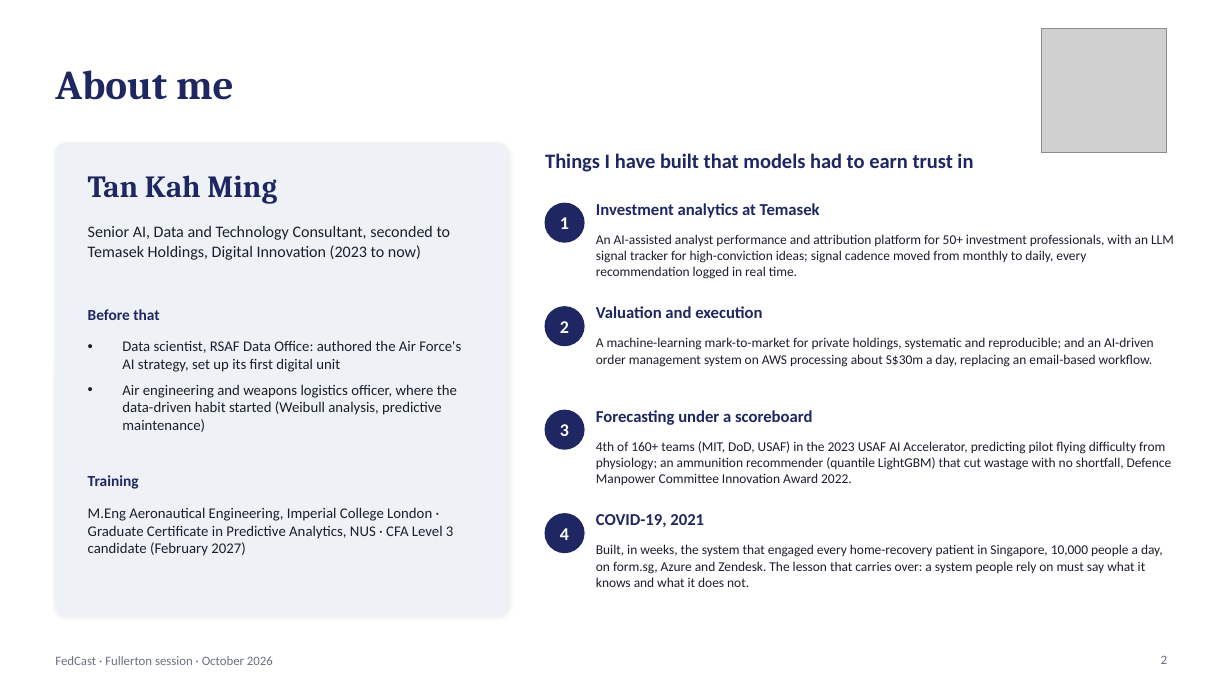
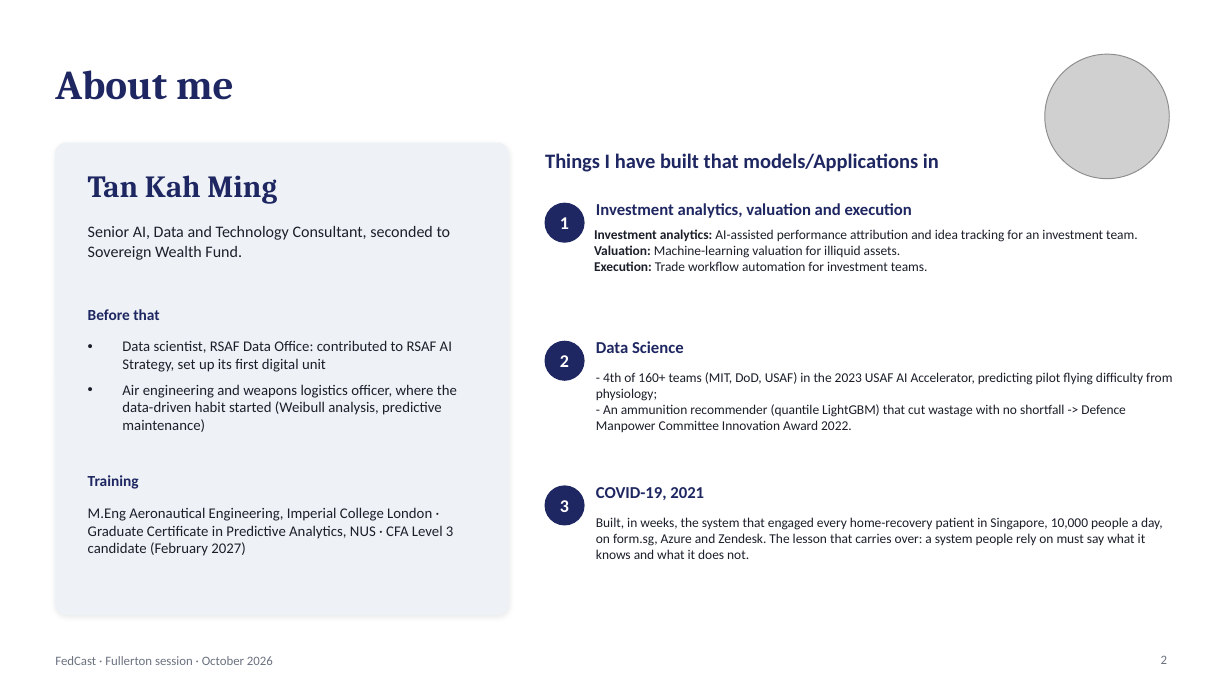
Before and after one commit to kmt112/fed-forecast, a slide deck: slide 2 of docs/FedCast_Fullerton_short.pptx. Drawn at 1232x693 pixels with LibreOffice and Linux fonts; fonts in the diff are those of the drawing; grey boxes stand for pictures. Boxes give left, top, right and bottom in pixels: in the first picture for what was removed or moved away, otherwise in the second. Text is boxed around its words. In the diff, an @@ line names an element or a change of style, - is before the commit and + after.

```diff
--- a/docs/FedCast_Fullerton_short.pptx
+++ b/docs/FedCast_Fullerton_short.pptx
@@ picture moved from (x1=1042, y1=28, x2=1166, y2=152) to (x1=1045, y1=55, x2=1170, y2=179) @@
@@ text at (x1=545, y1=153, x2=939, y2=172): text changed @@
-Things I have built that models had to earn trust in
+Things I have built that models/Applications in
@@ text at (x1=596, y1=203, x2=912, y2=218): text changed @@
-Investment analytics at Temasek
+Investment analytics, valuation and execution
@@ text at (x1=88, y1=226, x2=451, y2=260): text changed @@
-Senior AI, Data and Technology Consultant, seconded to Temasek Holdings, Digital Innovation (2023 to now)
+Senior AI, Data and Technology Consultant, seconded to Sovereign Wealth Fund.
@@ text at (x1=594, y1=229, x2=1138, y2=271): text changed @@
-An AI-assisted analyst performance and attribution platform for 50+ investment professionals, with an LLM signal tracker for high-conviction ideas; signal cadence moved from monthly to daily, every recommendation logged in real time.
+Investment analytics: AI-assisted performance attribution and idea tracking for an investment team.
+Valuation: Machine-learning valuation for illiquid assets.
+Execution: Trade workflow automation for investment teams.
@@ ellipse removed at (x1=545, y1=307, x2=584, y2=346) @@
@@ text removed at (x1=596, y1=306, x2=762, y2=318) @@
-Valuation and execution
@@ text at (x1=122, y1=340, x2=452, y2=372): text changed @@
-• Data scientist, RSAF Data Office: authored the Air Force's AI strategy, set up its first digital unit
+• Data scientist, RSAF Data Office: contributed to RSAF AI Strategy, set up its first digital unit
@@ ellipse moved from (x1=545, y1=410, x2=584, y2=449) to (x1=545, y1=341, x2=584, y2=380) @@
@@ text "2" moved from (x1=560, y1=321, x2=569, y2=333) to (x1=560, y1=355, x2=569, y2=367) @@
@@ text at (x1=596, y1=341, x2=684, y2=353): text changed @@
-Forecasting under a scoreboard
+Data Science
@@ text removed at (x1=596, y1=337, x2=1154, y2=367) @@
-A machine-learning mark-to-market for private holdings, systematic and reproducible; and an AI-driven order management system on AWS processing about S$30m a day, replacing an email-based workflow.
@@ text at (x1=596, y1=372, x2=1172, y2=432): text changed @@
-4th of 160+ teams (MIT, DoD, USAF) in the 2023 USAF AI Accelerator, predicting pilot flying difficulty from physiology; an ammunition recommender (quantile LightGBM) that cut wastage with no shortfall, Defence Manpower Committee Innovation Award 2022.
+- 4th of 160+ teams (MIT, DoD, USAF) in the 2023 USAF AI Accelerator, predicting pilot flying difficulty from physiology;
+- An ammunition recommender (quantile LightGBM) that cut wastage with no shortfall -> Defence Manpower Committee Innovation Award 2022.
@@ ellipse moved from (x1=545, y1=514, x2=584, y2=553) to (x1=545, y1=486, x2=584, y2=525) @@
@@ text "3" moved from (x1=560, y1=424, x2=569, y2=436) to (x1=560, y1=500, x2=569, y2=512) @@
@@ text "COVID-19, 2021" moved from (x1=596, y1=514, x2=704, y2=527) to (x1=596, y1=487, x2=704, y2=500) @@
@@ text removed at (x1=560, y1=528, x2=569, y2=540) @@
-4
@@ text "Built, in weeks, the system ..." moved from (x1=596, y1=544, x2=1163, y2=587) to (x1=596, y1=517, x2=1163, y2=559) @@
```
Also in this commit, not shown: 1 other slide changed, 3 other files.
